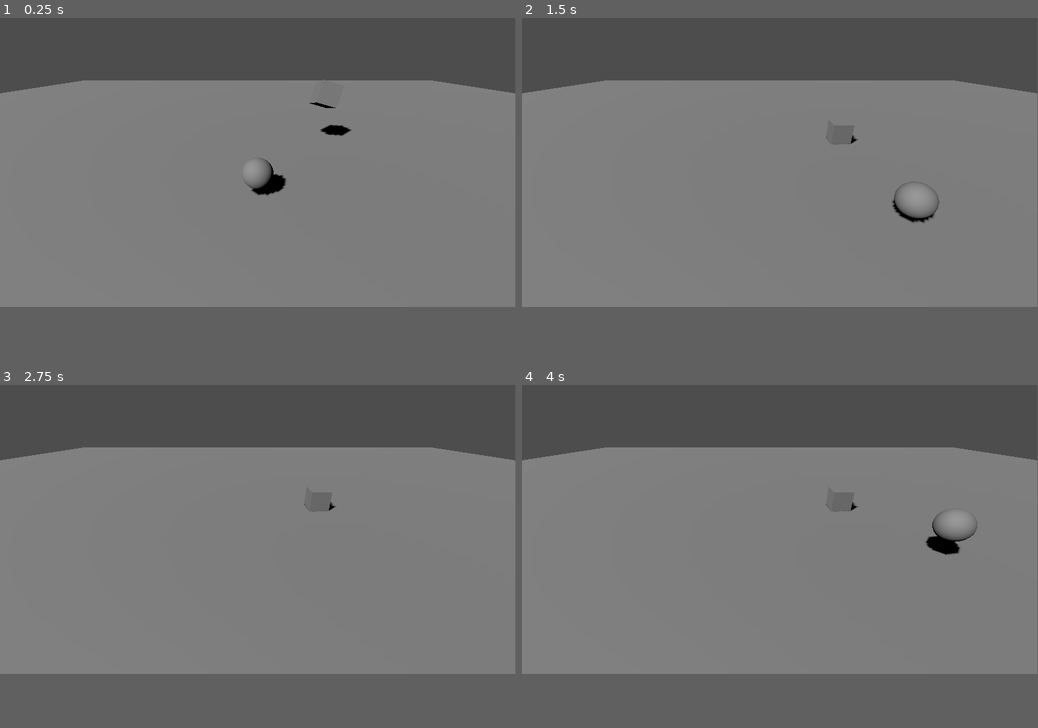
Above: before the commit, frames 1-4 (two rows, left to right).
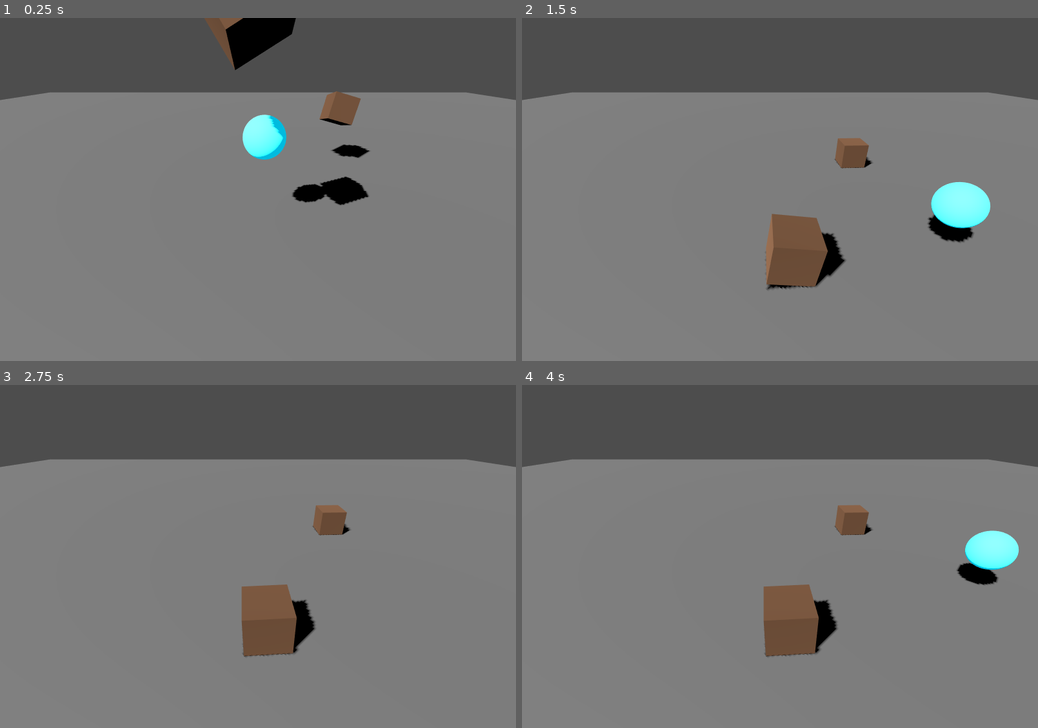
Above: after the commit, the same moments.

Repository: Unlimited-Development-Works/zorb-3
Game: Godot game, scene res://Scenes/test.tscn
The game is run twice, just before and just after one commit, with the same random seed, the same clock (stepped at 60 frames per second) and the same inputs.
Inputs:
- Up to frame 1 (0.25 s): no input
- Up to frame 2 (1.5 s): tap Enter (ui_accept) at 0.5, 0.77 s; hold Right (ui_right) 0.53-1.28 s; hold Down (ui_down) from 1.28 s (still down)
- Up to frame 3 (2.75 s): tap Enter (ui_accept) at 1.52 s; release Down (ui_down) at 2.03 s; hold Right (ui_right) from 2.03 s (still down)
- Up to frame 4 (4 s): tap Enter (ui_accept) at 2.75, 3.02, 3.77 s; release Right (ui_right) at 2.78 s; hold Up (ui_up) 2.78-3.53 s; hold Left (ui_left) from 3.53 s (still down)
In our replay, the window is 799x449 before the commit and 800x533 after it. These sizes can differ from the game's own. Grey fills any space a smaller window leaves; there, only what the larger window draws over its background counts as a difference.

The runs differ from the first frame. In frame 1, 7.7% of the frame differs, in the area x 0-100%, y 0-55%; in frame 2, 8.1%, in the area x 0-100%, y 0-80%; in frame 3, 6.1%; in frame 4, 7.8%.

Commit message:
add some default materials

Diff:
--- a/Scenes/box.tscn
+++ b/Scenes/box.tscn
@@ -1,8 +1,14 @@
-[gd_scene load_steps=3 format=3 uid="uid://2eh3nosun1t3"]
+[gd_scene load_steps=4 format=3 uid="uid://2eh3nosun1t3"]
 
 [sub_resource type="BoxShape3D" id="BoxShape3D_1gpe4"]
 
+[sub_resource type="StandardMaterial3D" id="StandardMaterial3D_ggnqi"]
+albedo_color = Color(0.688592, 0.492123, 0.354554, 1)
+metallic = 0.59
+metallic_specular = 0.53
+
 [sub_resource type="BoxMesh" id="BoxMesh_dsyfk"]
+material = SubResource("StandardMaterial3D_ggnqi")
 
 [node name="Box" type="RigidBody3D"]
 mass = 0.1
--- a/Scenes/test.tscn
+++ b/Scenes/test.tscn
@@ -26,10 +26,13 @@
 shadow_enabled = true
 
 [node name="Zorb" parent="." instance=ExtResource("1_1jsm8")]
-transform = Transform3D(1, 0, 0, 0, 1, 0, 0, 0, 1, 0, 1, 0)
+transform = Transform3D(1, 0, 0, 0, 1, 0, 0, 0, 1, 0.147306, 2.74471, -0.0588033)
 
 [node name="Camera3D" type="Camera3D" parent="."]
 transform = Transform3D(1, 0, 0, 0, 0.866025, 0.5, 0, -0.5, 0.866025, 0, 4, 5)
 
 [node name="Box" parent="." instance=ExtResource("2_ggj2q")]
 transform = Transform3D(0.965926, 0.25, 0.0669873, -0.258819, 0.933013, 0.25, 0, -0.258819, 0.965926, 3.2692, 2.56261, -4.45823)
+
+[node name="Box2" parent="." instance=ExtResource("2_ggj2q")]
+transform = Transform3D(0.854495, -0.519459, 0, 0.471899, 0.77626, 0.41801, -0.217139, -0.357187, 0.908443, -0.180181, 4.98778, 1.30896)
--- a/Scenes/zorb.tscn
+++ b/Scenes/zorb.tscn
@@ -1,10 +1,18 @@
-[gd_scene load_steps=4 format=3 uid="uid://dcewyvm3lo1nu"]
+[gd_scene load_steps=5 format=3 uid="uid://dcewyvm3lo1nu"]
 
 [ext_resource type="Script" path="res://Scripts/Movement.gd" id="1_wtay1"]
 
 [sub_resource type="SphereShape3D" id="SphereShape3D_4akds"]
 
+[sub_resource type="StandardMaterial3D" id="StandardMaterial3D_2qmsi"]
+albedo_color = Color(0.678431, 1, 1, 1)
+metallic = 0.53
+roughness = 0.9
+emission_enabled = true
+emission = Color(3.08037e-06, 0.733235, 0.874191, 1)
+
 [sub_resource type="SphereMesh" id="SphereMesh_mg8o0"]
+material = SubResource("StandardMaterial3D_2qmsi")
 
 [node name="Zorb" type="CharacterBody3D"]
 script = ExtResource("1_wtay1")
--- a/project.godot
+++ b/project.godot
@@ -15,7 +15,20 @@
 config/features=PackedStringArray("4.3", "GL Compatibility")
 config/icon="res://icon.svg"
 
+[display]
+
+window/size/viewport_width=1800
+window/size/viewport_height=1200
+
+[physics]
+
+3d/run_on_separate_thread=true
+3d/physics_engine="GodotPhysics3D"
+
 [rendering]
 
 renderer/rendering_method="gl_compatibility"
 renderer/rendering_method.mobile="gl_compatibility"
+anti_aliasing/quality/msaa_2d=3
+anti_aliasing/quality/msaa_3d=3
+anti_aliasing/quality/screen_space_aa=1
